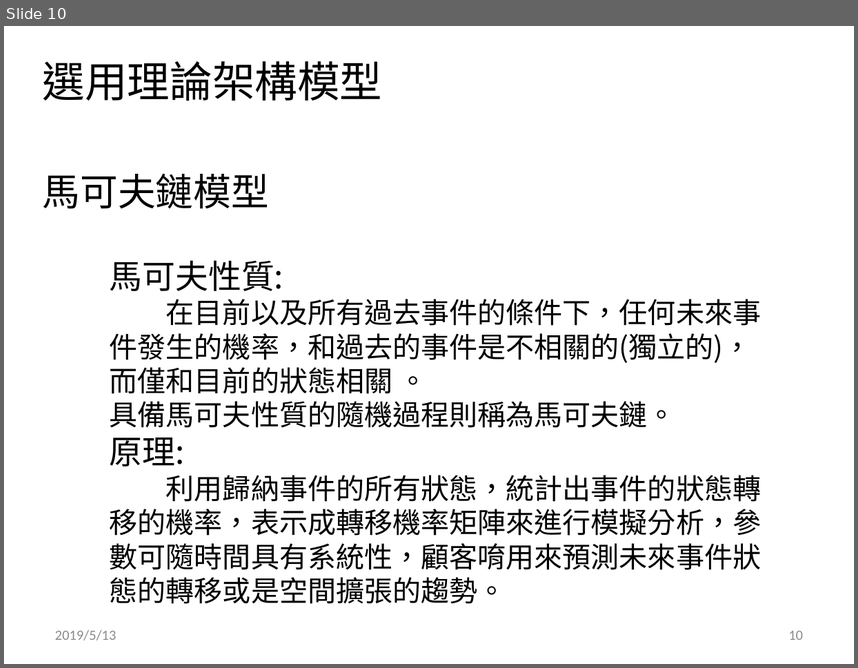
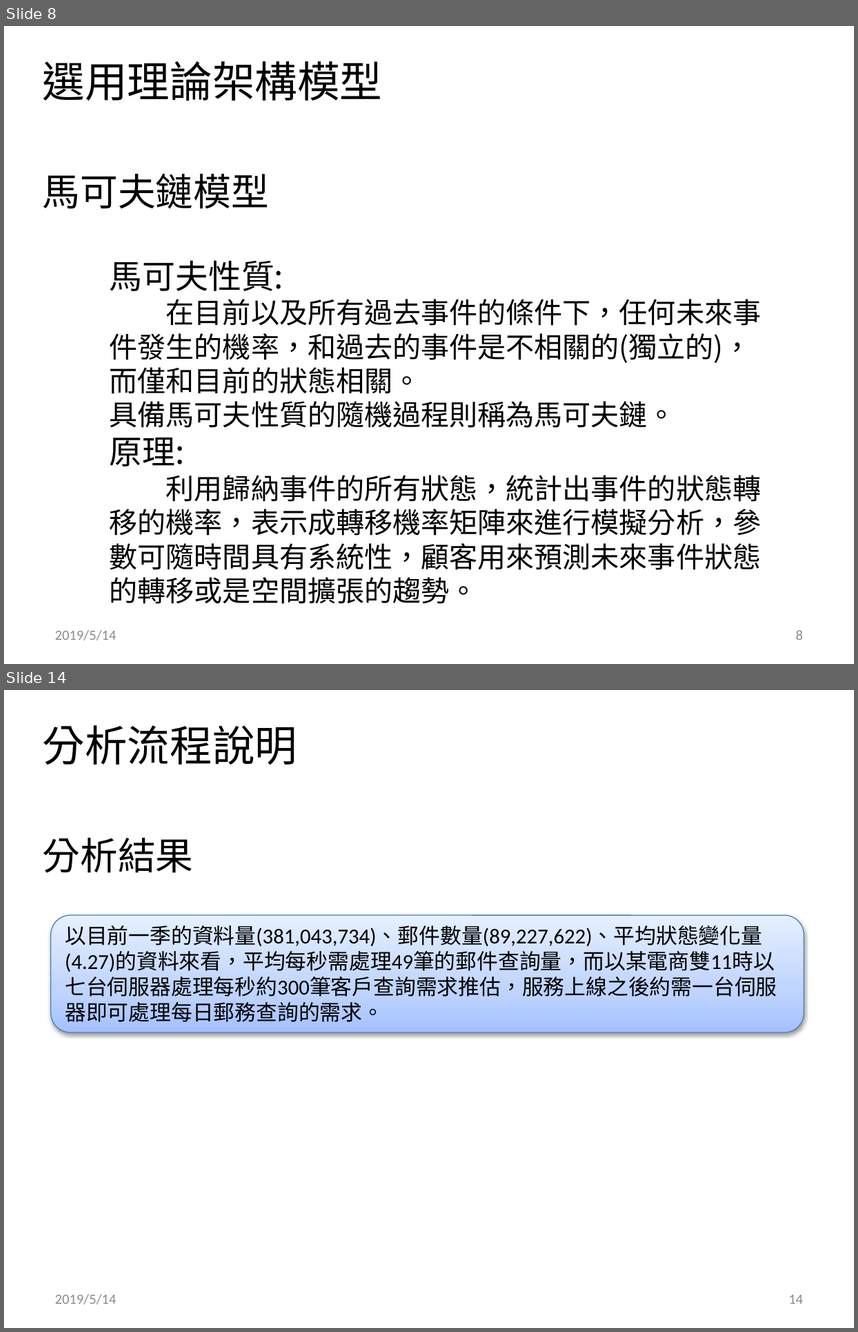
Before and after one commit to ray0814/POST_BigData, a slide deck: 141474_bigdata最後希望_分析方案說明書.pptx. Shown one above the other, each under a label of ours: slide 10 before the commit, slides 8 and 14 after it; the slides between them are not shown. The pictures are 858x668 and 858x1332 pixels, drawn with LibreOffice and Linux fonts; fonts in the diff are those of the drawing; background and template pictures are left out. Boxes give left, top, right and bottom in pixels: in the first picture for what was removed or moved away, otherwise in the second. Text is boxed around its words. In the diff, an @@ line names an element or a change of style, - is before the commit and + after.

```diff
--- a/141474_bigdata最後希望_分析方案說明書.pptx
+++ b/141474_bigdata最後希望_分析方案說明書.pptx
@@ slide 14 added at (x1=4, y1=690, x2=854, y2=1328), background #FFFFFF @@
@@ text added at (x1=43, y1=725, x2=298, y2=765), 36 pt, text #000000 @@
+分析流程說明
@@ text added at (x1=43, y1=838, x2=194, y2=873), 32 pt, text #000000 @@
+分析結果
@@ rounded rectangle added at (x1=51, y1=915, x2=804, y2=1032), fill gradient #A4C4FF to #BFD4FF to #E6EEFF, outline #4B7EBC 0.75 pt, 18 pt, text #000000 @@
+以目前一季的資料量(381,043,734)、郵件數量(89,227,622)、平均狀態變化量(4.27)的資料來看，平均每秒需處理49筆的郵件查詢量，而以某電商雙11時以七台伺服器處理每秒約300筆客戶查詢需求推估，服務上線之後約需一台伺服器即可處理每日郵務查詢的需求。
@@ text added at (x1=55, y1=1294, x2=116, y2=1304), 12 pt, text #8C8C8C @@
+2019/5/14
@@ page number added at (x1=789, y1=1294, x2=803, y2=1303), 12 pt, text #8C8C8C @@
+14
@@ what was slide 10 is now slide 8 @@
@@ slide 8 changed as well @@
@@ text at (x1=110, y1=299, x2=761, y2=394): spaces changed @@
-在目前以及所有過去事件的條件下，任何未來事件發生的機率，和過去的事件是不相關的(獨立的)，而僅和目前的狀態相關 。
+在目前以及所有過去事件的條件下，任何未來事件發生的機率，和過去的事件是不相關的(獨立的)，而僅和目前的狀態相關。
@@ text at (x1=110, y1=474, x2=762, y2=604): text changed @@
-利用歸納事件的所有狀態，統計出事件的狀態轉移的機率，表示成轉移機率矩陣來進行模擬分析，參數可隨時間具有系統性，顧客唷用來預測未來事件狀態的轉移或是空間擴張的趨勢。
+利用歸納事件的所有狀態，統計出事件的狀態轉移的機率，表示成轉移機率矩陣來進行模擬分析，參數可隨時間具有系統性，顧客用來預測未來事件狀態的轉移或是空間擴張的趨勢。
@@ text at (x1=55, y1=630, x2=116, y2=640): text changed @@
-2019/5/13
+2019/5/14
@@ page number at (x1=796, y1=630, x2=803, y2=639): text changed @@
-10
+8
```
Also in this commit, not shown: 9 other slides changed, 7 other slides added, 4 slides removed, 2 other files.
